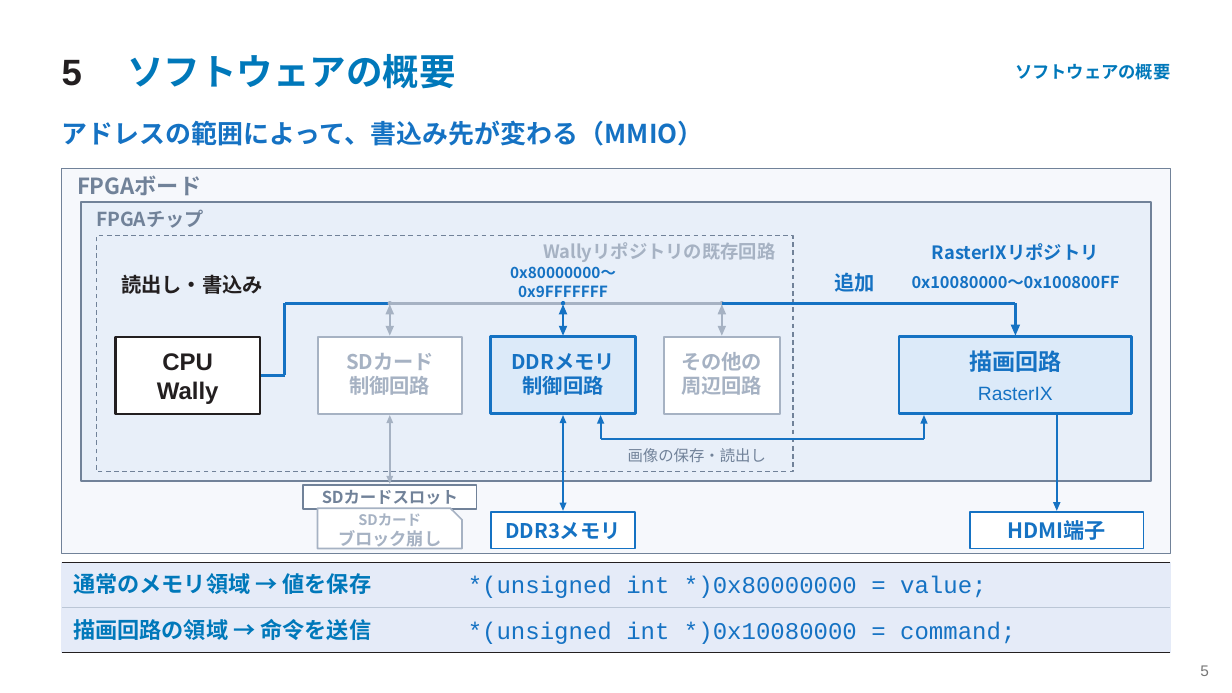
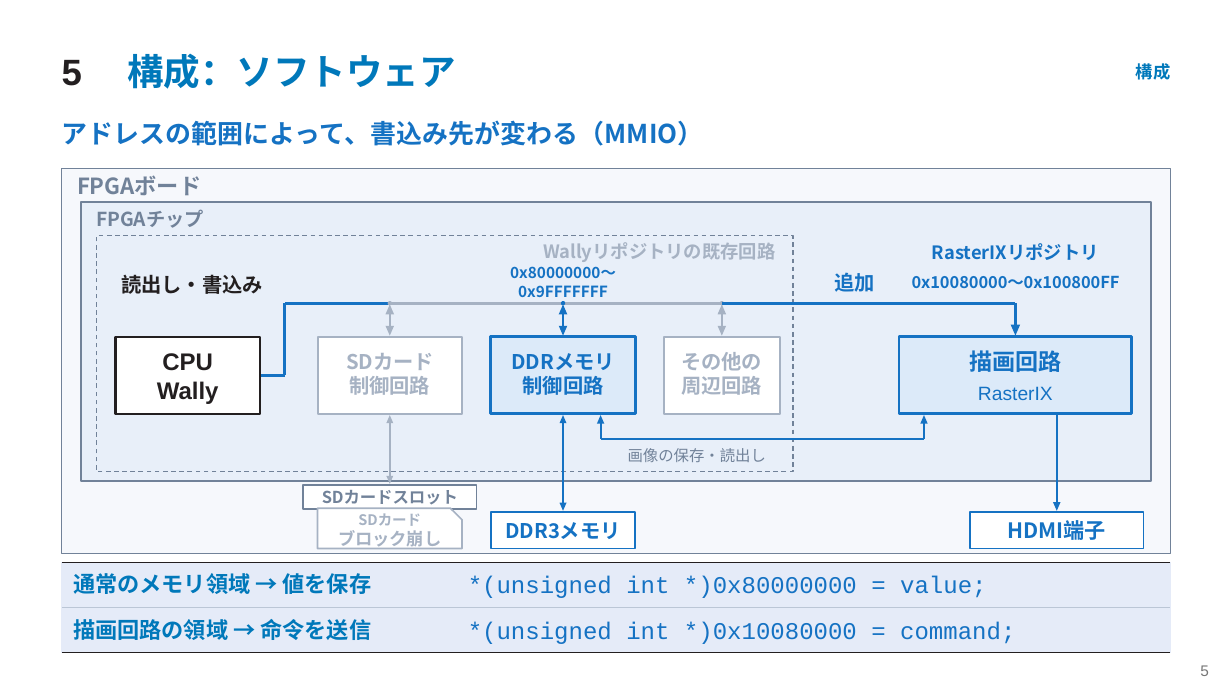
Before and after one commit to SoshiroFujimori/wally-game-console-research, a slide deck: slide 5 of docs/presentation/中間発表_主要事項.pptx. Drawn at 1232x693 pixels with LibreOffice and Linux fonts; fonts in the diff are those of the drawing. Boxes give left, top, right and bottom in pixels: in the first picture for what was removed or moved away, otherwise in the second. Text is boxed around its words. In the diff, an @@ line names an element or a change of style, - is before the commit and + after.

```diff
--- a/docs/presentation/中間発表_主要事項.pptx
+++ b/docs/presentation/中間発表_主要事項.pptx
@@ text at [127, 54, 456, 89]: text changed @@
-ソフトウェアの概要
+構成：ソフトウェア
@@ text at [1136, 63, 1171, 80]: text changed @@
-ソフトウェアの概要
+構成
```
Also in this commit, not shown: 8 other slides changed, 11 other files.
